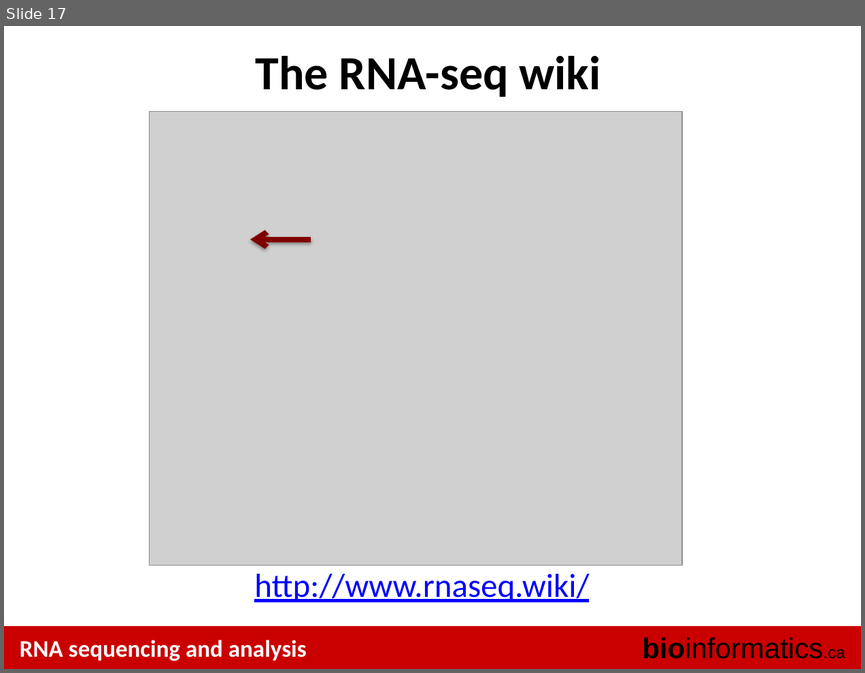
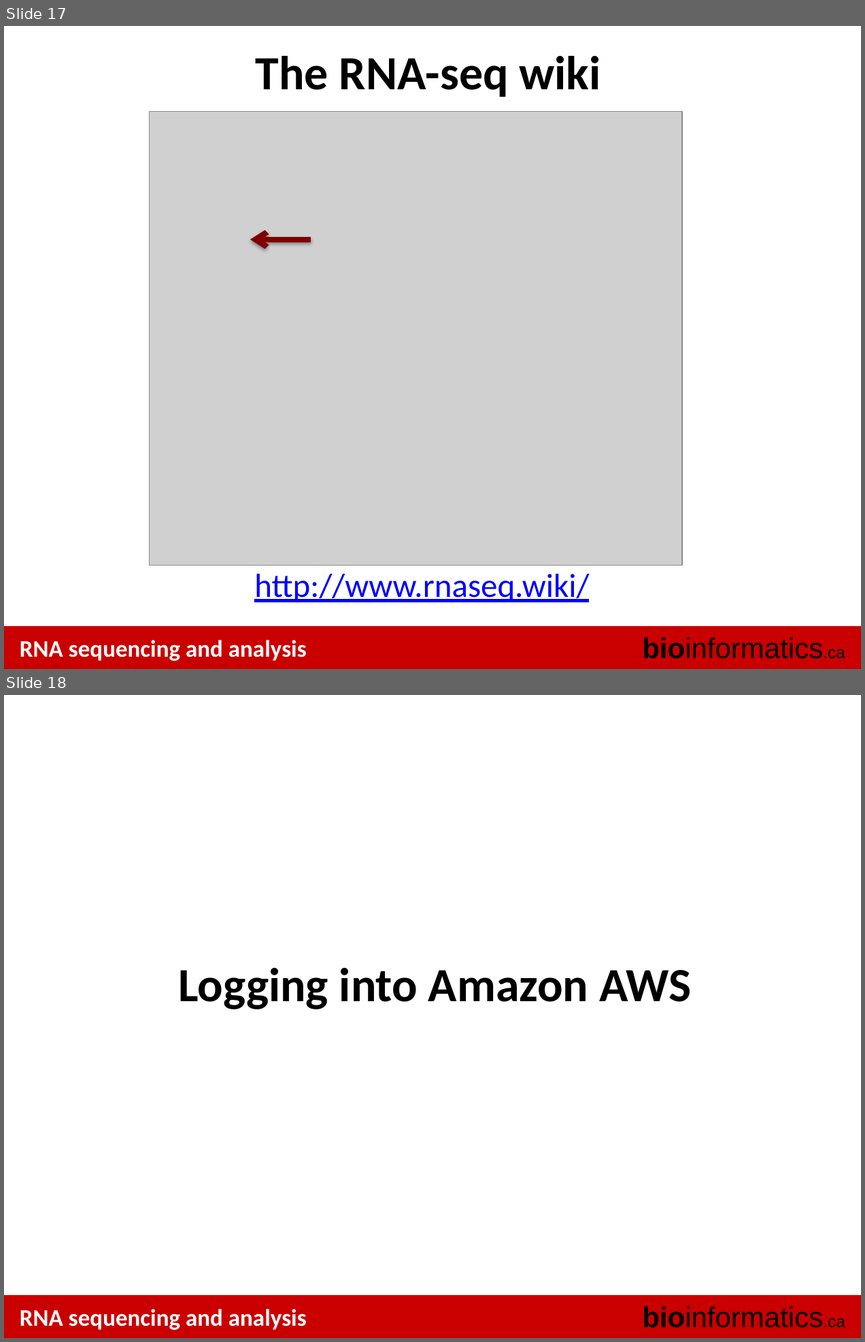
Before and after one commit to griffithlab/rnaseq_tutorial_wiki, a slide deck: LectureFiles/cbw/2015/RNASeq_Module0_AmazonPreTutorial.pptx. Shown one above the other, each under a label of ours: slide 17 before the commit, slides 17 and 18 after it. The pictures are 865x673 and 865x1342 pixels, drawn with LibreOffice and Linux fonts; fonts in the diff are those of the drawing; grey boxes stand for pictures. Boxes give left, top, right and bottom in pixels: in the first picture for what was removed or moved away, otherwise in the second. Text is boxed around its words. In the diff, an @@ line names an element or a change of style, - is before the commit and + after.

```diff
--- a/LectureFiles/cbw/2015/RNASeq_Module0_AmazonPreTutorial.pptx
+++ b/LectureFiles/cbw/2015/RNASeq_Module0_AmazonPreTutorial.pptx
@@ slide 18 added at <box>4,695,861,1338</box>, background #FFFFFF; not listed: 3 template elements that a slide beside it also shows @@
@@ title added at <box>178,968,691,1009</box>, 40 pt, text #000000, bold @@
+Logging into Amazon AWS
```
Also in this commit, not shown: 6 slides changed, 6 other slides added, 3 slides removed.
